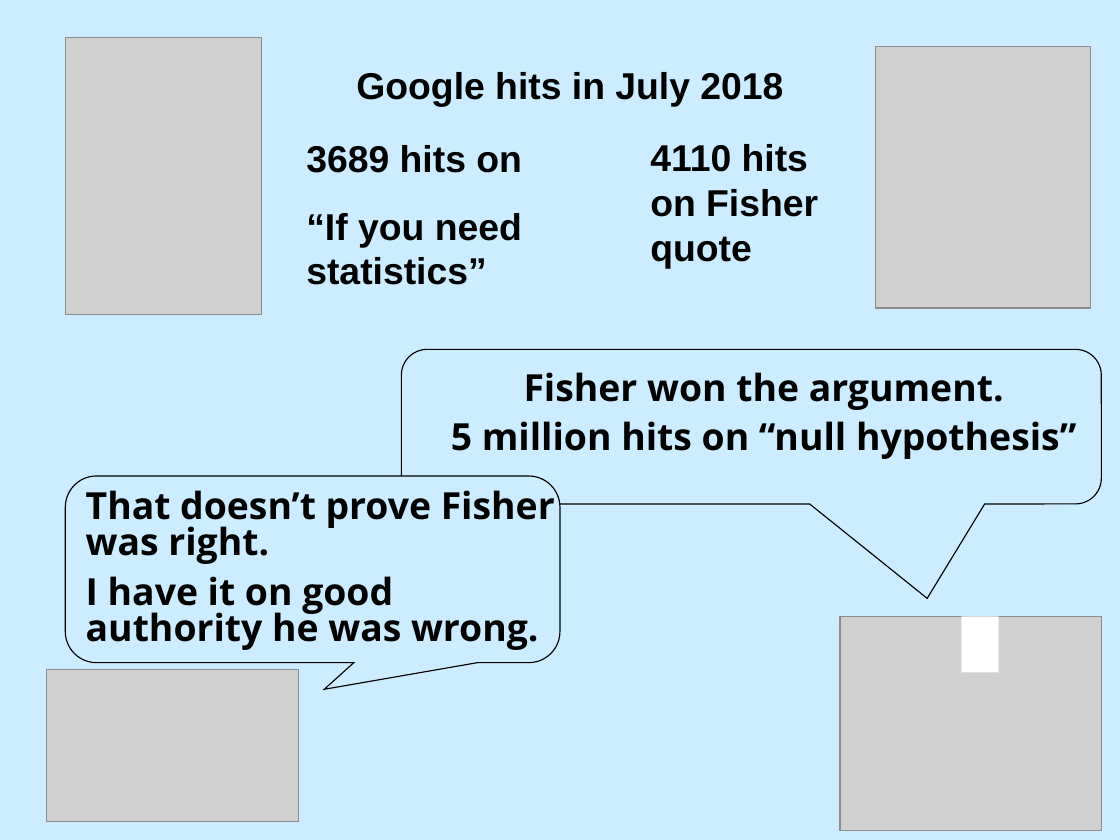
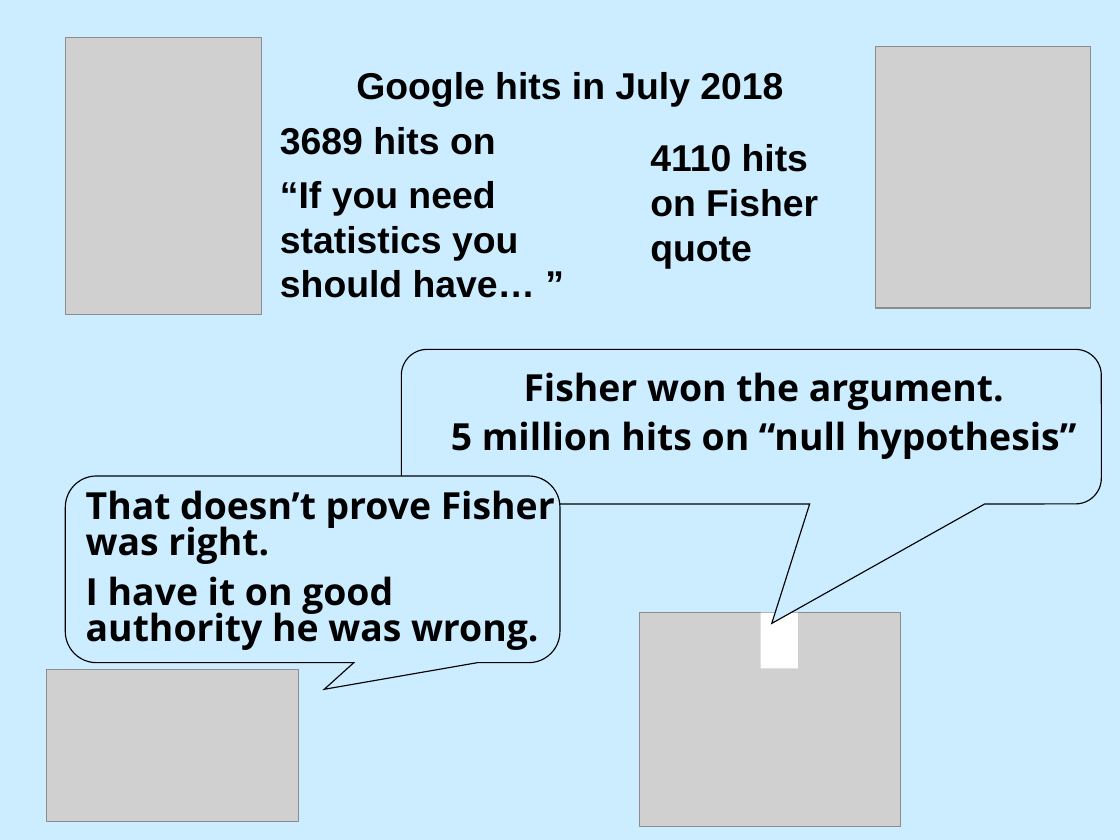
Before and after one commit to DavidCSchneider/StatisticalScience, a slide deck: slide 16 of LNotes/Pt1/Ch1_1.ppt (slide 17 before the commit). Drawn at 1120x840 pixels with LibreOffice and Linux fonts; fonts in the diff are those of the drawing; grey boxes stand for pictures. Boxes give left, top, right and bottom in pixels: in the first picture for what was removed or moved away, otherwise in the second. Text is boxed around its words. In the diff, an @@ line names an element or a change of style, - is before the commit and + after.

```diff
--- a/LNotes/Pt1/Ch1_1.ppt
+++ b/LNotes/Pt1/Ch1_1.ppt
@@ text "3689 hits on": place and size @@
-text "3689 hits on" at (306, 145, 522, 285)
+text "3689 hits on" at (280, 127, 535, 298)
@@ text at (280, 127, 496, 155): less space between paragraphs @@
@@ text at (280, 181, 535, 298): text changed @@
-“If you need statistics”
+“If you need statistics you should have… ”
@@ rounded speech box at (401, 349, 1101, 504): proportions changed @@
@@ picture: place and size @@
-picture at (840, 616, 1101, 830)
+picture at (640, 613, 900, 827)
@@ rectangle: place and size @@
-rectangle at (961, 616, 998, 672)
+rectangle at (760, 613, 797, 669)
```
Also in this commit, not shown: 28 other slides changed, 6 slides added, 4 slides removed, 3 other files.
